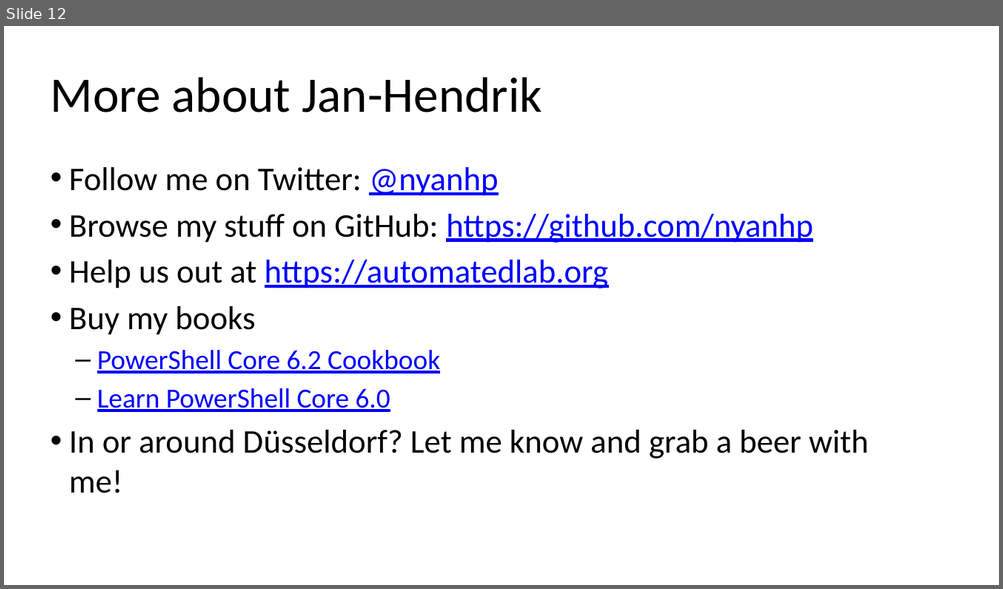
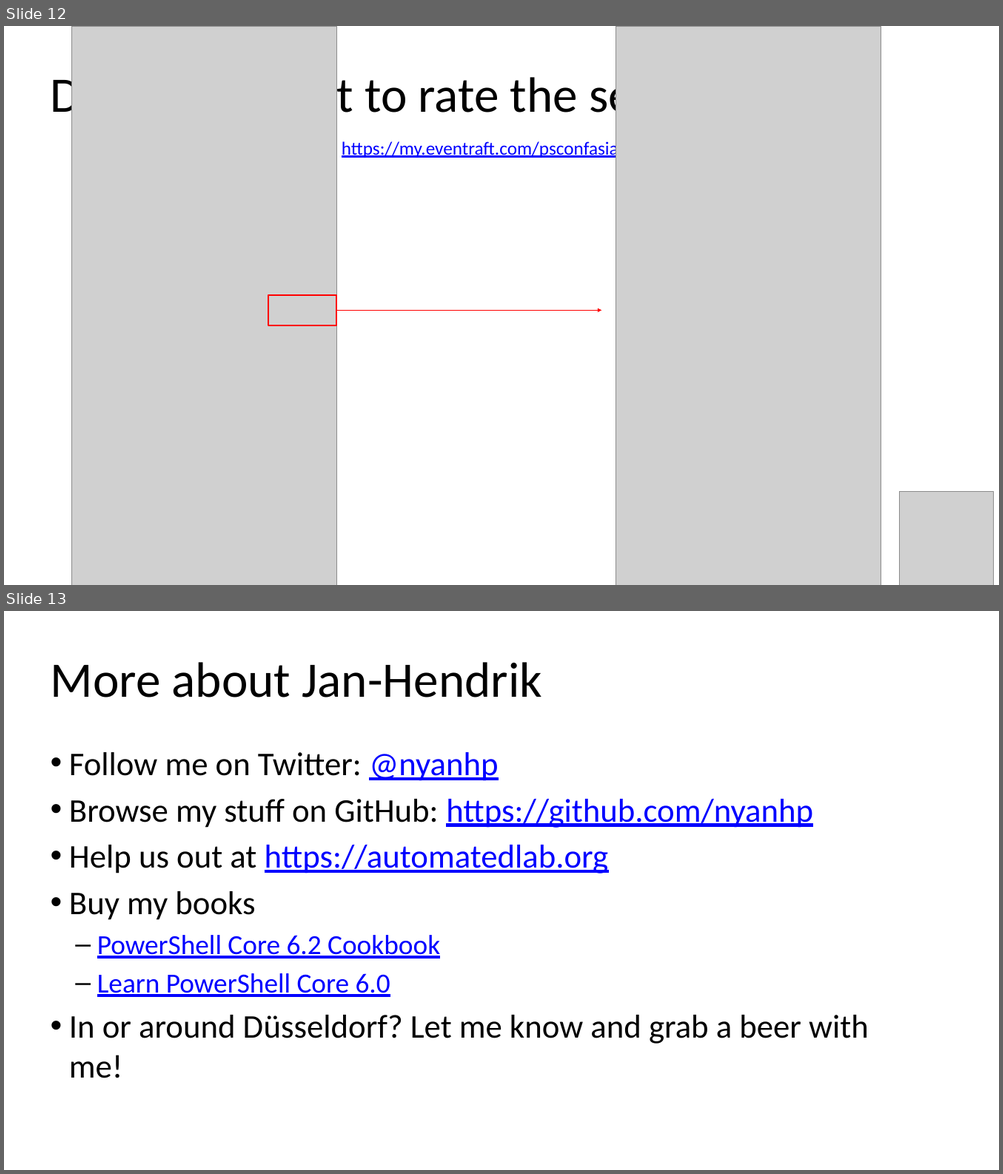
Before and after one commit to vijayraavi/psconfasia19, a slide deck: Telemetry.pptx. Shown one above the other, each under a label of ours: slide 12 before the commit, slides 12 and 13 after it. The pictures are 1003x589 and 1003x1174 pixels, drawn with LibreOffice and Linux fonts; fonts in the diff are those of the drawing; grey boxes stand for pictures; background and template pictures are left out. Boxes give left, top, right and bottom in pixels: in the first picture for what was removed or moved away, otherwise in the second. Text is boxed around its words. In the diff, an @@ line names an element or a change of style, - is before the commit and + after.

```diff
--- a/Telemetry.pptx
+++ b/Telemetry.pptx
@@ slide 12 added at bbox=[4, 26, 999, 585], background picture (left out) @@
@@ picture added at bbox=[71, 26, 337, 585] @@
@@ picture added at bbox=[616, 26, 881, 585] @@
@@ title added at bbox=[51, 70, 771, 124], 72 pt, text #000000 @@
+DO NOT Forget to rate the sessions!
@@ text added at bbox=[341, 139, 637, 159], 27 pt, text #0000FF, underline @@
+https://my.eventraft.com/psconfasia19
@@ rectangle added at bbox=[269, 295, 337, 326], outline #FF0000 2.25 pt @@
@@ arrow added from (337, 310) to (601, 310), #FF0000 1.5 pt @@
@@ picture added at bbox=[899, 491, 993, 585] @@
@@ what was slide 12 is now slide 13 @@
```
Also in this commit, not shown: 1 other file.
